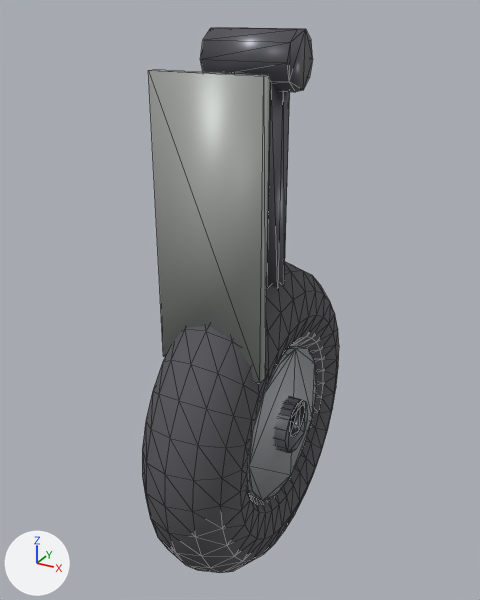
Two versions of the glTF model models/wheel_retract.glb, one commit apart.
One viewpoint serves both versions: a 50 mm camera at (0.546, -1.051, 0.058) aimed at (-0.033, 0.002, -0.468). The lights are fixed; the arrows at lower left show +X, +Y and +Z. The picture after the commit comes second. Mesh edges are drawn as thin lines. Vertices at exactly the same position are counted once.

The older version as bpy lines, for what is in view:
```python
me_cylinder = bpy.data.meshes.new('Cylinder')
me_cylinder.from_pydata(...)  # 628 vertices, 1224 faces; spans x -0.1..0.1, y -0.325..0.325, z -1.045..0.028
# faces by material slot: [124, 44, 12, 768, 216, 60]
me_cylinder.materials.append(mat_gunmetal)  # dark grey #65656c
me_cylinder.materials.append(mat_steel)  # light grey #c4c7cb
me_cylinder.materials.append(mat_doorpanel)  # grey #aaadaa
me_cylinder.materials.append(mat_rubber)  # dark grey #555559
me_cylinder.materials.append(mat_rim)  # grey #adafb3
me_cylinder.materials.append(mat_hub)  # grey #909399
ob_leg = bpy.data.objects.new('Leg', me_cylinder)
ob_leg.location = (0.0, 0.0, 0.0)
```
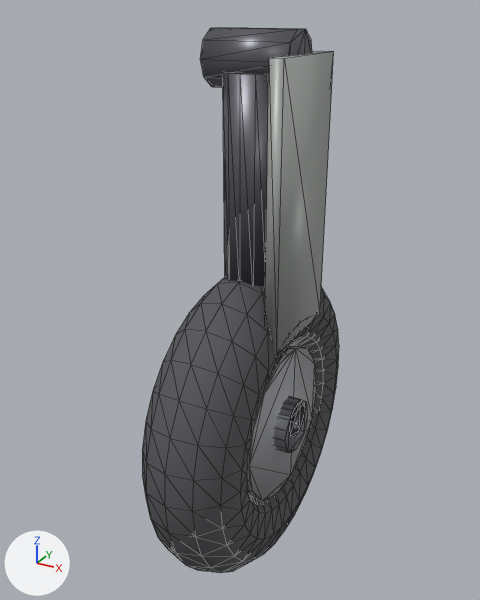
What differs and where, as boxes (x1, y1, x2, y2) in the pictures (480 x 600 px; the box of a moved part takes in the faces that stretch with it):
part 1 of me_cylinder, moved or reshaped: before (148, 69, 270, 383); after (265, 51, 334, 356)

Diff of the bpy script that builds the scene:
```diff
--- a/models/wheel_retract.glb.py
+++ b/models/wheel_retract.glb.py
@@ me_cylinder @@
 me_cylinder.from_pydata(...)  # 628 vertices, 1224 faces; spans x -0.1..0.1, y -0.325..0.325, z -1.045..0.028
 # used by ob_leg; location = (0.0, 0.0, 0.0)
+# me_cylinder part 1: the loose piece of 8 vertices spanning x -0.1..0.1, y -0.17..-0.15, z -0.53..-0.03 is scaled about its middle by (0.125, 10, 1), then moved by (0.085, 0.16, 0.02)
 me_cylinder.materials.append(mat_gunmetal)
```
